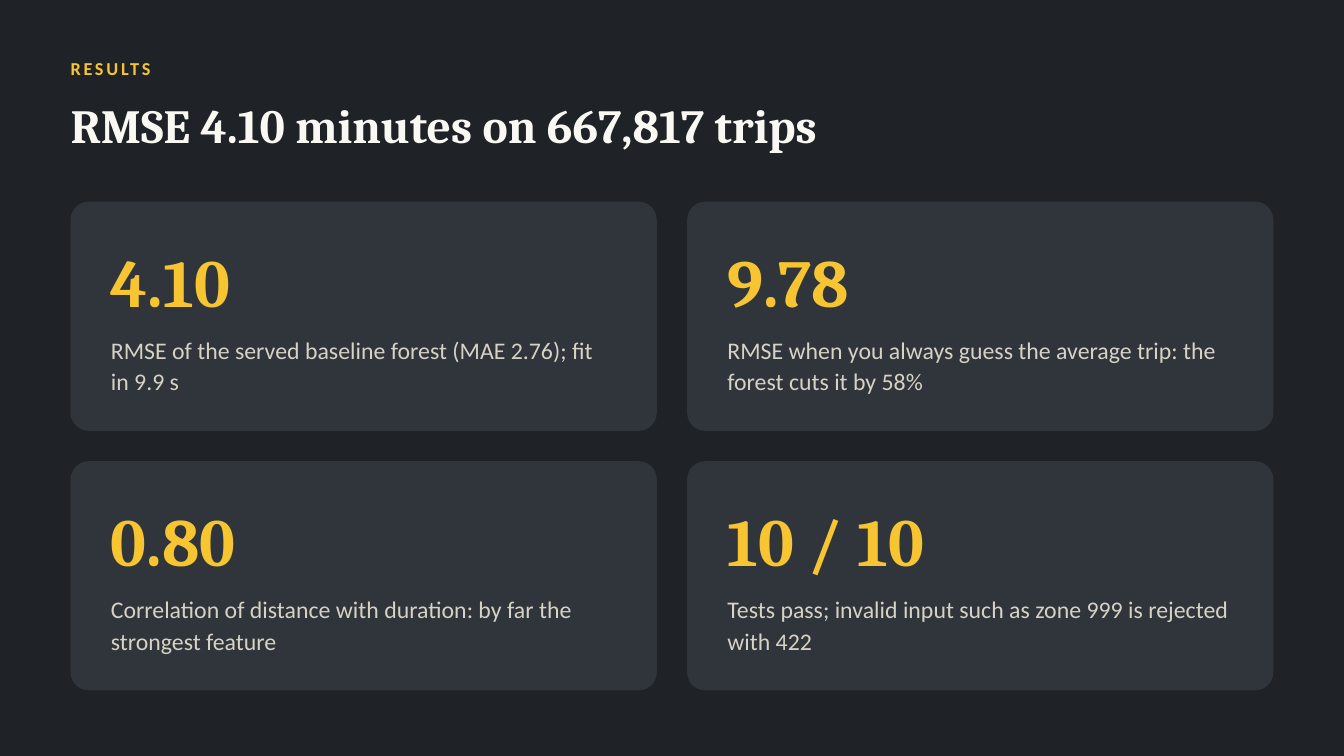
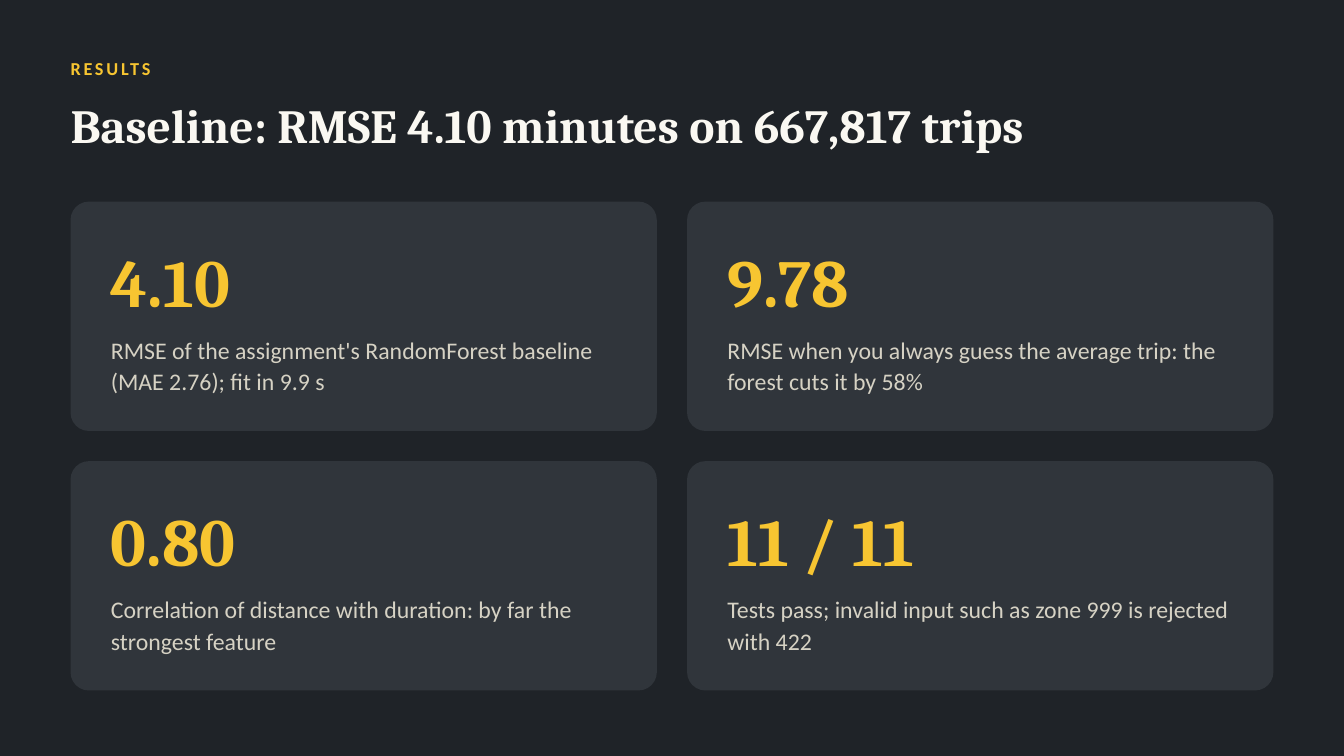
Before and after one commit to jeevan516/model-deployment-project, a slide deck: slide 4 of presentation/model-deployment-project.pptx. Drawn at 1344x756 pixels with LibreOffice and Linux fonts; fonts in the diff are those of the drawing. Boxes give left, top, right and bottom in pixels: in the first picture for what was removed or moved away, otherwise in the second. Text is boxed around its words. In the diff, an @@ line names an element or a change of style, - is before the commit and + after.

Commit message:
More approaches (Ridge, HistGradientBoosting) with a February 2025 check; serve HistGradientBoosting; container trains its model on first start; Portainer file for Windows

```diff
--- a/presentation/model-deployment-project.pptx
+++ b/presentation/model-deployment-project.pptx
@@ text at [71,110,1024,153]: text changed @@
-RMSE 4.10 minutes on 667,817 trips
+Baseline: RMSE 4.10 minutes on 667,817 trips
@@ text at [111,342,592,393]: text changed @@
-RMSE of the served baseline forest (MAE 2.76); fit in 9.9 s
+RMSE of the assignment's RandomForest baseline (MAE 2.76); fit in 9.9 s
@@ text at [727,521,914,566]: text changed @@
-10 / 10
+11 / 11
```
Also in this commit, not shown: 5 other slides changed, 1 slide added, 12 other files.
